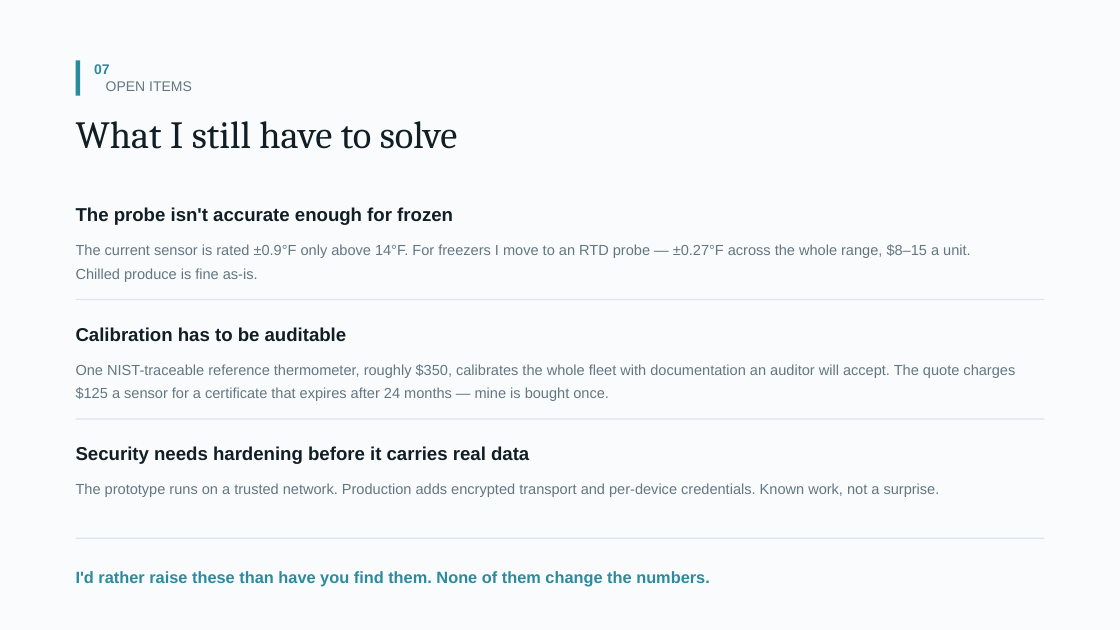
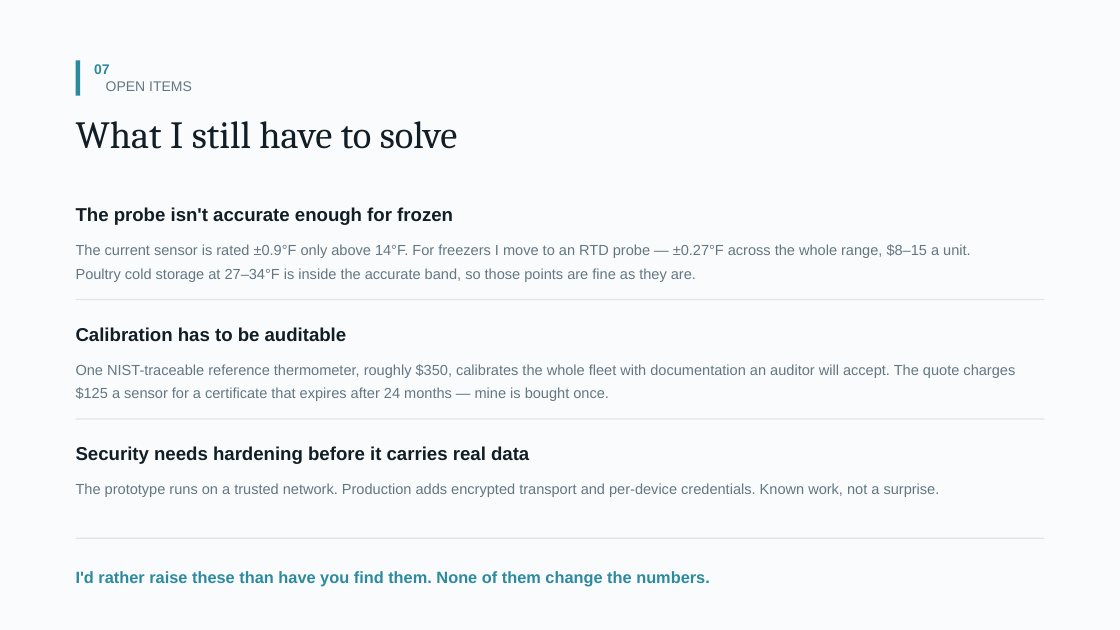
Before and after one commit to jjlavigne/lilygo_temp_sensor_backend, a slide deck: slide 8 of presentation/Fleet-Temperature-Monitoring.pptx. Drawn at 1120x630 pixels with LibreOffice and Linux fonts; fonts in the diff are those of the drawing. Boxes give left, top, right and bottom in pixels: in the first picture for what was removed or moved away, otherwise in the second. Text is boxed around its words. In the diff, an @@ line names an element or a change of style, - is before the commit and + after.

```diff
--- a/presentation/Fleet-Temperature-Monitoring.pptx
+++ b/presentation/Fleet-Temperature-Monitoring.pptx
@@ text at (x1=76, y1=244, x2=971, y2=282): text changed @@
-The current sensor is rated ±0.9°F only above 14°F. For freezers I move to an RTD probe — ±0.27°F across the whole range, $8–15 a unit. Chilled produce is fine as-is.
+The current sensor is rated ±0.9°F only above 14°F. For freezers I move to an RTD probe — ±0.27°F across the whole range, $8–15 a unit. Poultry cold storage at 27–34°F is inside the accurate band, so those points are fine as they are.
```
Also in this commit, not shown: 2 other slides changed, 2 other files.
